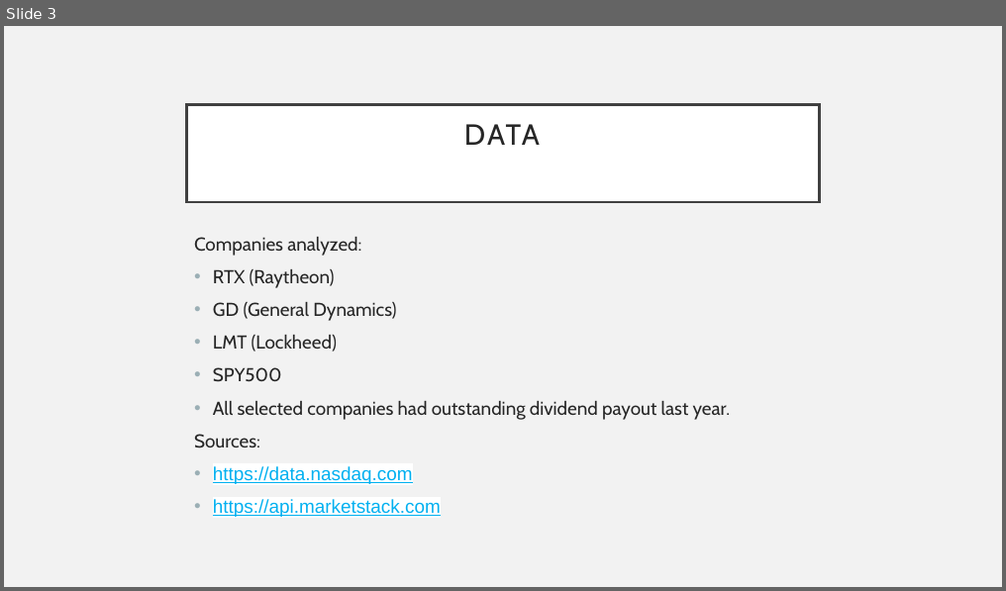
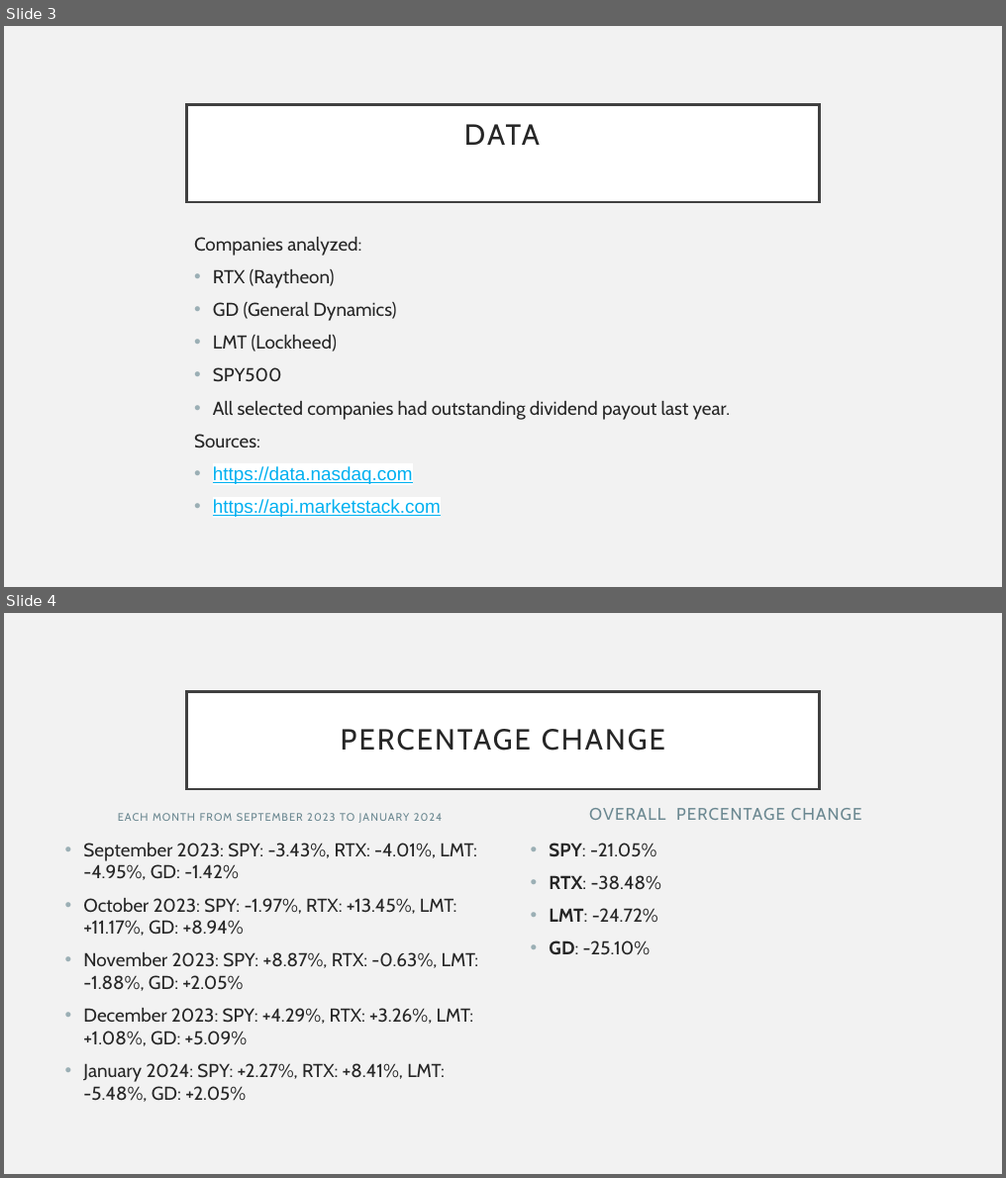
Before and after one commit to sgomero19/Project-1, a slide deck: Project 1- Team 8.pptx. Shown one above the other, each under a label of ours: slide 3 before the commit, slides 3 and 4 after it. The pictures are 1006x591 and 1006x1178 pixels, drawn with LibreOffice and Linux fonts; fonts in the diff are those of the drawing. Boxes give left, top, right and bottom in pixels: in the first picture for what was removed or moved away, otherwise in the second. Text is boxed around its words. In the diff, an @@ line names an element or a change of style, - is before the commit and + after.

```diff
--- a/Project 1- Team 8.pptx
+++ b/Project 1- Team 8.pptx
@@ slide 4 added at [4,613,1002,1174], background #F2F2F2 @@
@@ title added at [187,691,819,789], fill #FFFFFF, outline #404040 2.5 pt, 28 pt, text #262626 @@
+PERCENTAGE CHANGE
@@ text added at [118,813,443,823], 10.4 pt, text #6B8891 @@
+EACH MONTH FROM SEPTEMBER 2023 TO JANUARY 2024
@@ text added at [589,808,862,820], 16.1 pt, text #6B8891 @@
+OVERALL PERCENTAGE CHANGE
@@ text added at [83,843,479,1102], 18 pt, text #262626 @@
+• September 2023: SPY: -3.43%, RTX: -4.01%, LMT: -4.95%, GD: -1.42%
+• October 2023: SPY: -1.97%, RTX: +13.45%, LMT: +11.17%, GD: +8.94%
+• November 2023: SPY: +8.87%, RTX: -0.63%, LMT: -1.88%, GD: +2.05%
+• December 2023: SPY: +4.29%, RTX: +3.26%, LMT: +1.08%, GD: +5.09%
+• January 2024: SPY: +2.27%, RTX: +8.41%, LMT: -5.48%, GD: +2.05%
@@ text added at [548,843,661,956], 18 pt, text #262626 @@
+• SPY: -21.05%
+• RTX: -38.48%
+• LMT: -24.72%
+• GD: -25.10%
```
